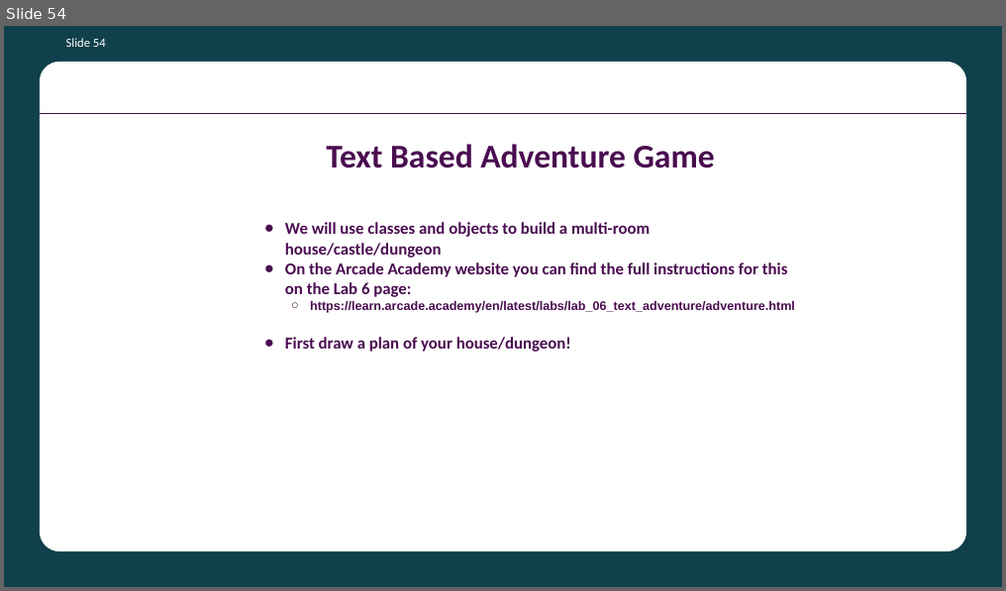
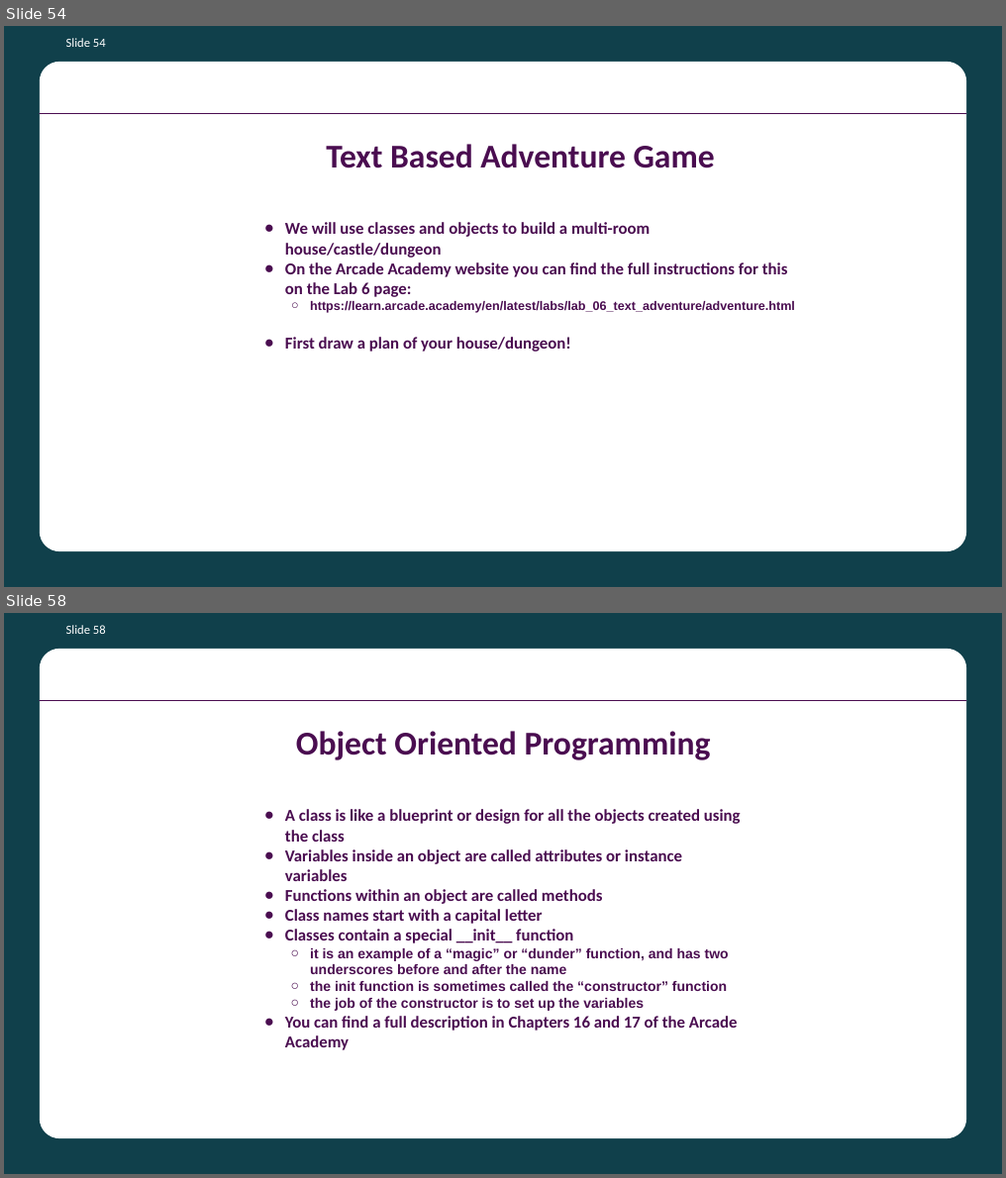
Before and after one commit to batecsw/OOP_class_work, a slide deck: Python OOP Course Presentation.pptx. Shown one above the other, each under a label of ours: slide 54 before the commit, slides 54 and 58 after it; the slides between them are not shown. The pictures are 1006x591 and 1006x1178 pixels, drawn with LibreOffice and Linux fonts; fonts in the diff are those of the drawing; background and template pictures are left out. Boxes give left, top, right and bottom in pixels: in the first picture for what was removed or moved away, otherwise in the second. Text is boxed around its words. In the diff, an @@ line names an element or a change of style, - is before the commit and + after.

```diff
--- a/Python OOP Course Presentation.pptx
+++ b/Python OOP Course Presentation.pptx
@@ slide 58 added at (4, 613, 1002, 1174), background #10404B; not listed: 2 template elements that a slide beside it also shows @@
@@ page number added at (66, 625, 106, 634), 18 pt, text #FFFFFF @@
+Slide 58
@@ title added at (296, 731, 711, 761), 48 pt, text #4A0D50, bold @@
+Object Oriented Programming
@@ title added at (285, 809, 741, 1051), 24 pt, text #4A0D50, bold @@
+● A class is like a blueprint or design for all the objects created using the class
+● Variables inside an object are called attributes or instance variables
+● Functions within an object are called methods
+● Class names start with a capital letter
+● Classes contain a special __init__ function
+  ○ it is an example of a “magic” or “dunder” function, and has two underscores before and after the name
+  ○ the init function is sometimes called the “constructor” function
+  ○ the job of the constructor is to set up the variables
+● You can find a full description in Chapters 16 and 17 of the Arcade Academy
```
Also in this commit, not shown: 10 other slides added, 2 other files.
